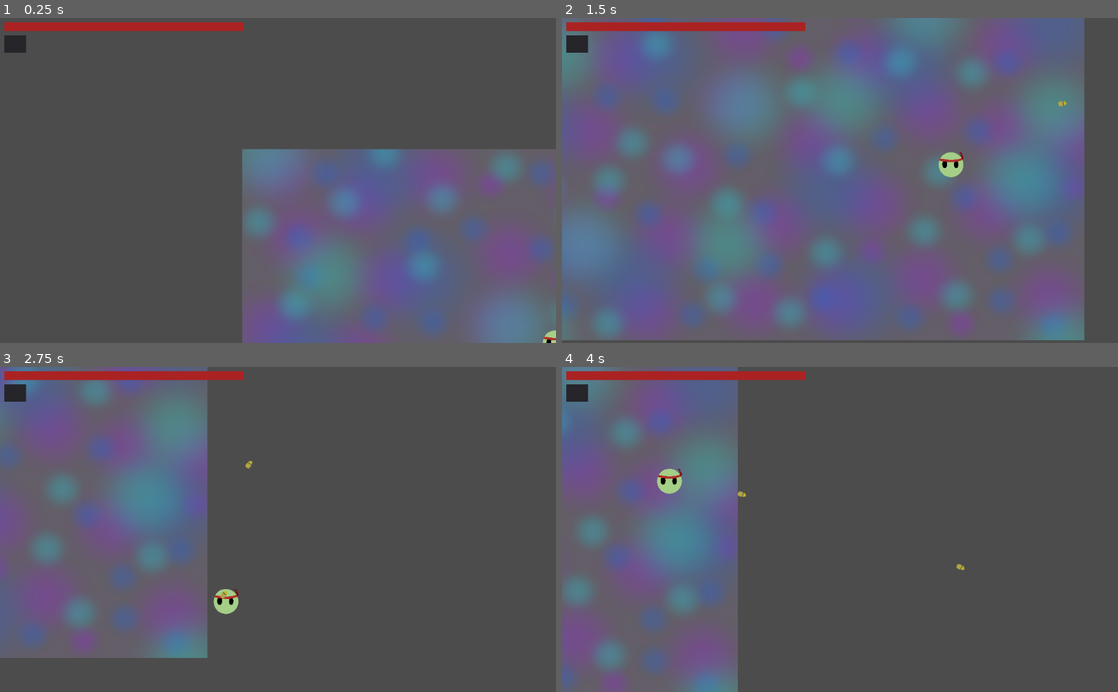
Above: before the commit, frames 1-4 (two rows, left to right).
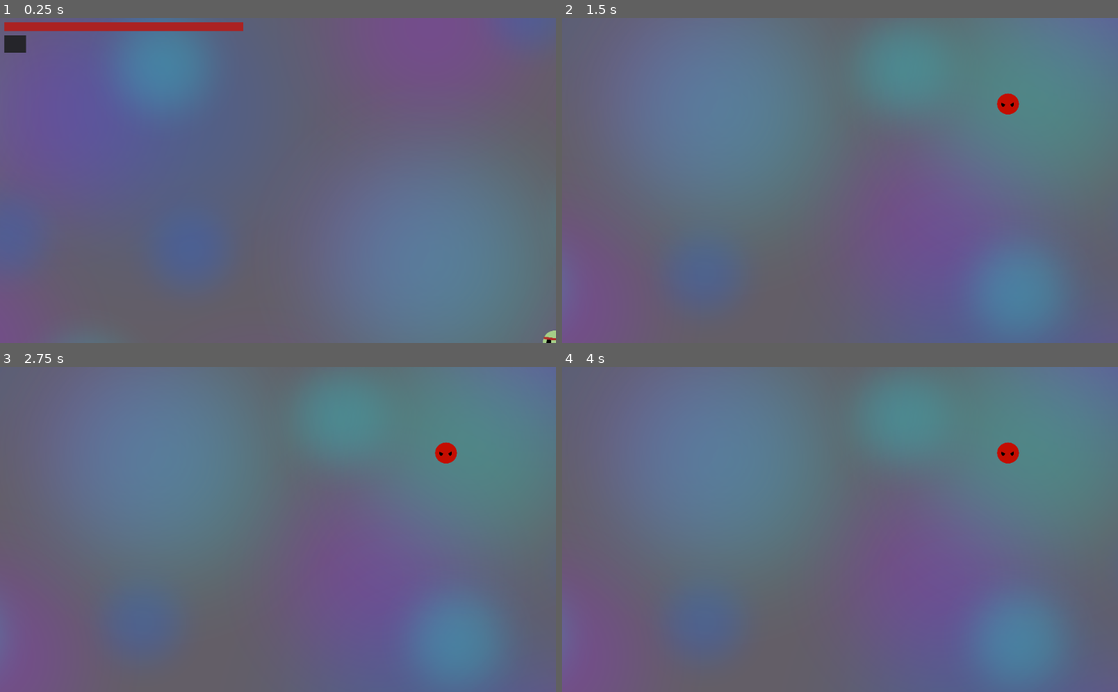
Above: after the commit, the same moments.

Repository: BobWizardLad/combo-gun
Game: Godot game, scene res://Root Scene.tscn
Two runs of this game, one before a commit and one after it. Both use one fixed random seed, a clock stepped at 60 frames per second and the inputs below.
Inputs (mouse positions are in pixels of both pictures, inside the frame that each line leads up to):
- Up to frame 1 (0.25 s): no input
- Up to frame 2 (1.5 s): tap Enter at 0.5 s; move the mouse to (962, 164) at 0.52 s; press the mouse at (962, 164) at 0.53 s; hold D (move_right) 0.53-1.28 s; move the mouse to (728, 196) at 1.27 s; release the mouse at (728, 196) at 1.28 s; hold S (move_down) from 1.28 s (still down); click (728, 196) at 1.35 s
- Up to frame 3 (2.75 s): move the mouse to (333, 458) at 2.02 s; release S (move_down) at 2.03 s; press the mouse at (333, 458) at 2.03 s; hold D (move_right) from 2.03 s (still down)
- Up to frame 4 (4 s): move the mouse to (812, 594) at 2.77 s; release D (move_right) at 2.78 s; release the mouse at (812, 594) at 2.78 s; hold W (move_up) 2.78-3.53 s; click (812, 594) at 2.85 s; move the mouse to (1006, 578) at 3.52 s; press the mouse at (1006, 578) at 3.53 s; hold A (move_left) from 3.53 s (still down)

The runs differ from the first frame. In frame 1, 79% of the frame differs, in the area x 0-100%, y 0-100%; in frame 2, 46%; in frame 3, 75%; in frame 4, 78%.

Commit message:
Bullets Now Collide With Bodies
Bullets will now colldie, and an enemy is here to be shot at! *NOTE* The player currently shoots themselves when they fire, I wanted to immortalize this.

Diff:
--- a/Bullet.gd
+++ b/Bullet.gd
@@ -1,11 +1,22 @@
-extends "res://Entity.gd"
+extends RigidBody2D
 
 # Character Variables
 var timer = null
+var velocity = Vector2()
+var speed = 400
+
+signal hit
 
 # Action to take on timer timeout: Remove Sprite
 func despawn():
 	queue_free()
+
+# Function to find out what the bullet hit and remove them accordingly
+func elim_target(var1):
+	var targets = $Area2D.get_overlapping_areas()
+	for target in targets:
+		target.get_parent().queue_free()
+	despawn()
 
 # Called when the node enters the scene tree for the first time.
 func _ready():
@@ -14,4 +25,5 @@
 
 # Called every frame. 'delta' is the elapsed time since the previous frame.
 func _process(delta):
-	pass
+	velocity = velocity.normalized() * speed
+	position += velocity * delta
--- a/Bullet.tscn
+++ b/Bullet.tscn
@@ -4,19 +4,27 @@
 [ext_resource path="res://bullet.png" type="Texture" id=2]
 
 [sub_resource type="CapsuleShape2D" id=1]
-radius = 5.01044
-height = 5.95808
+radius = 5.0
+height = 8.0
 
-[node name="Bullet" type="KinematicBody2D"]
+[node name="Bullet" type="RigidBody2D"]
 script = ExtResource( 1 )
+__meta__ = {
+"_edit_group_": true
+}
 
 [node name="Sprite" type="Sprite" parent="."]
 texture = ExtResource( 2 )
 
-[node name="CollisionShape2D" type="CollisionShape2D" parent="."]
-rotation = 1.56731
+[node name="Lifespan" type="Timer" parent="."]
+
+[node name="Area2D" type="Area2D" parent="."]
+__meta__ = {
+"_edit_group_": true
+}
+
+[node name="CollisionShape2D" type="CollisionShape2D" parent="Area2D"]
+rotation = 1.5708
 shape = SubResource( 1 )
 
-[node name="Lifespan" type="Timer" parent="."]
-wait_time = 0.5
-autostart = true
+[connection signal="area_entered" from="Area2D" to="." method="elim_target"]
--- /dev/null
+++ b/Enemy.gd
@@ -0,0 +1,15 @@
+extends "res://Entity.gd"
+
+# Declare member variables here. Examples:
+# var a = 2
+# var b = "text"
+
+
+# Called when the node enters the scene tree for the first time.
+func _ready():
+	pass # Replace with function body.
+
+
+# Called every frame. 'delta' is the elapsed time since the previous frame.
+#func _process(delta):
+#	pass
--- a/Root Scene.tscn
+++ b/Root Scene.tscn
@@ -1,25 +1,30 @@
-[gd_scene load_steps=8 format=2]
+[gd_scene load_steps=11 format=2]
 
+[ext_resource path="res://enemy.png" type="Texture" id=1]
 [ext_resource path="res://Player.gd" type="Script" id=2]
 [ext_resource path="res://floor.png" type="Texture" id=3]
 [ext_resource path="res://player.png" type="Texture" id=4]
 [ext_resource path="res://PlayerCam.gd" type="Script" id=5]
 [ext_resource path="res://Strange Corridoors.mp3" type="AudioStream" id=6]
 [ext_resource path="res://GameUI.tscn" type="PackedScene" id=7]
+[ext_resource path="res://Enemy.gd" type="Script" id=8]
 
 [sub_resource type="CapsuleShape2D" id=1]
 radius = 24.0
+height = 0.0
+
+[sub_resource type="CapsuleShape2D" id=2]
+radius = 21.0
 height = 0.0
 
 [node name="Root Scene" type="Node2D"]
 
 [node name="Floor" type="Sprite" parent="."]
 position = Vector2( 504, 344 )
-scale = Vector2( 0.32, 0.307 )
 texture = ExtResource( 3 )
 
 [node name="Player" type="KinematicBody2D" parent="."]
-position = Vector2( 520, 320 )
+position = Vector2( 520, 318 )
 script = ExtResource( 2 )
 __meta__ = {
 "_edit_group_": true
@@ -41,7 +46,9 @@
 
 [node name="PlayerSounds" type="AudioStreamPlayer2D" parent="Player"]
 
-[node name="CollisionShape2D" type="CollisionShape2D" parent="Player"]
+[node name="PlayerShape" type="Area2D" parent="Player"]
+
+[node name="CollisionShape2D" type="CollisionShape2D" parent="Player/PlayerShape"]
 position = Vector2( 0, 1 )
 shape = SubResource( 1 )
 
@@ -49,3 +56,20 @@
 stream = ExtResource( 6 )
 volume_db = -2.0
 autoplay = true
+
+[node name="Enemy" type="KinematicBody2D" parent="."]
+position = Vector2( 822, 158 )
+script = ExtResource( 8 )
+__meta__ = {
+"_edit_group_": true
+}
+
+[node name="EnemySprite" type="Sprite" parent="Enemy"]
+scale = Vector2( 0.13, 0.13 )
+texture = ExtResource( 1 )
+
+[node name="EnemyShape" type="Area2D" parent="Enemy"]
+
+[node name="CollisionShape2D" type="CollisionShape2D" parent="Enemy/EnemyShape"]
+position = Vector2( 0, 1 )
+shape = SubResource( 2 )
Binary file added: enemy.png
Not shown, added: enemy.png.import
